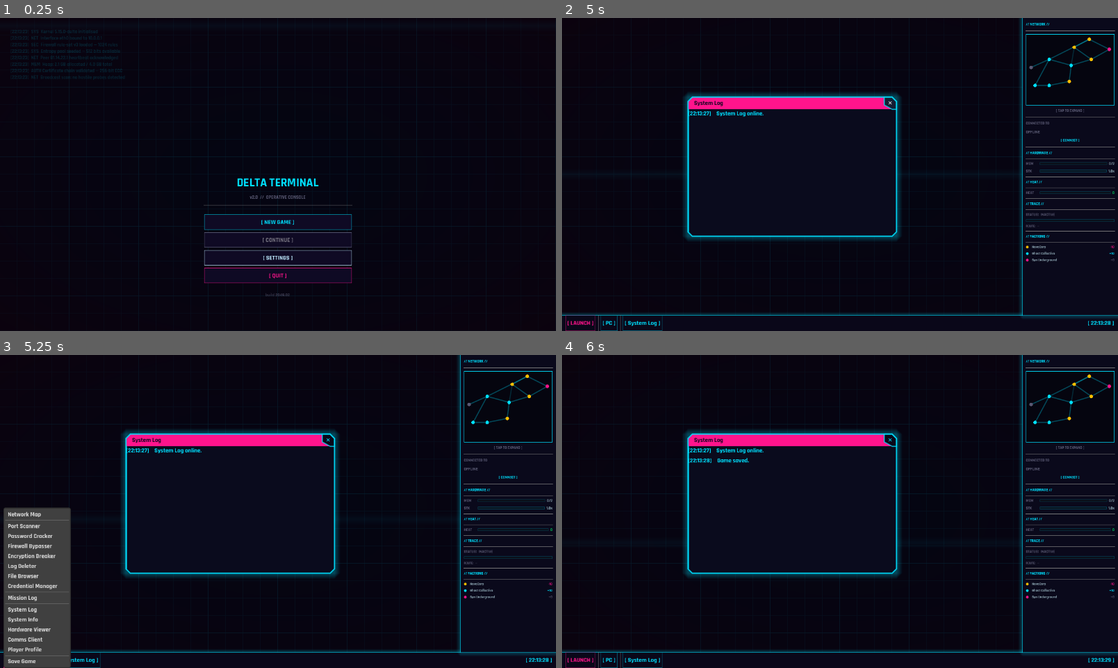
Above: before the commit, frames 1-4 (two rows, left to right).
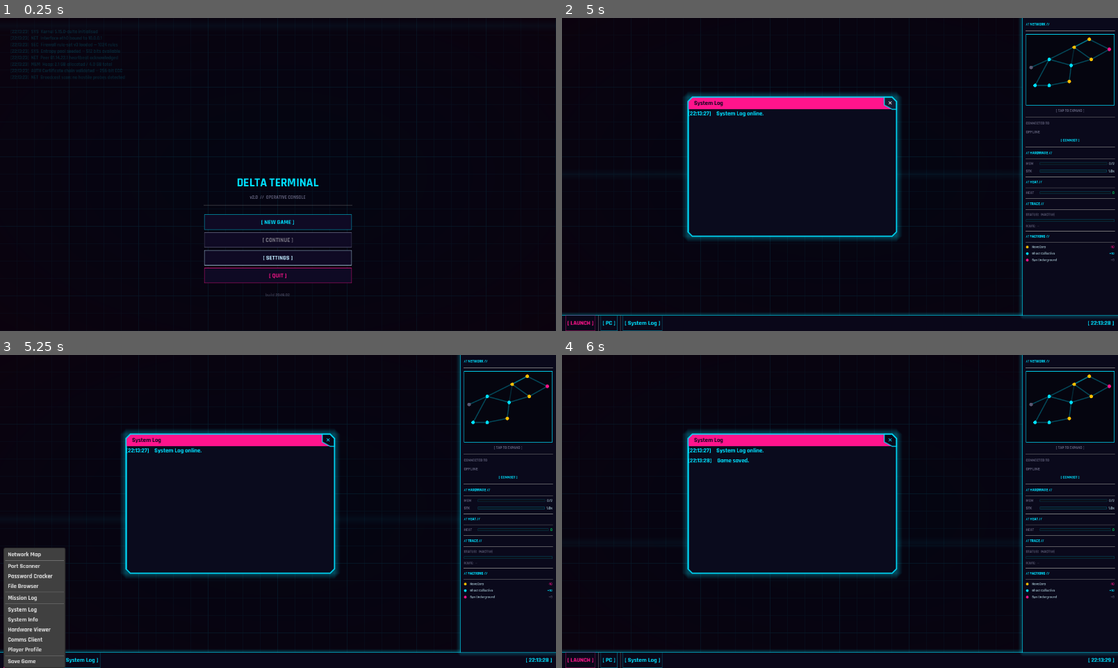
Above: after the commit, the same moments.

Repository: Sub-Xaero/Delta-Terminal-v2
Game: Godot game, scene res://scenes/main_menu.tscn
Two runs of this game, one before a commit and one after it. Both use one fixed random seed, a clock stepped at 60 frames per second and the inputs below.
Inputs (mouse positions are in pixels of both pictures, inside the frame that each line leads up to):
- Up to frame 1 (0.25 s): no input
- Up to frame 2 (5 s): click "[ NEW GAME ]" at 0.5 s; click (840, 230) at 1.27 s; type "12" at 1.35 s; click "[ CONFIRM ]" at 2 s; tap Enter at 2.75, 4.25 s; move the mouse to (962, 158) at 2.77 s; click (962, 158) at 2.92 s; tap Space at 3.5 s; drag from (728, 190) to (812, 237) at 3.52 s; move the mouse to (895, 105) at 4.27 s; click (895, 105) at 4.42 s
- Up to frame 3 (5.25 s): click "[ LAUNCH ]" at 5 s
- Up to frame 4 (6 s): click "[ LAUNCH ]" at 5.75 s

Frames 1-2 are identical in both runs. In frame 3, 2.3% of the frame differs, in the area x 0-13%, y 48-100%; in frame 4, nothing differs.

Commit message:
Hide gated tools from context menu when exe not in local_storage

Diff:
--- a/scenes/desktop/desktop.gd
+++ b/scenes/desktop/desktop.gd
@@ -38,7 +38,6 @@
 
 func _ready() -> void:
 	GameManager.transition_to(GameManager.State.DESKTOP)
-	_setup_context_menu()
 	EventBus.context_menu_requested.connect(_show_context_menu)
 	EventBus.open_tool_requested.connect(_on_open_tool_requested)
 	EventBus.system_nuke_triggered.connect(_on_system_nuke)
@@ -55,16 +54,21 @@
 
 func _setup_context_menu() -> void:
 	context_menu.clear()
-	# Stubs — populate with real tool scenes as they are built
 	context_menu.add_item("Network Map", 0)
 	context_menu.add_separator()
-	context_menu.add_item("Port Scanner", 5)
-	context_menu.add_item("Password Cracker", 1)
-	context_menu.add_item("Firewall Bypasser", 9)
-	context_menu.add_item("Encryption Breaker", 10)
-	context_menu.add_item("Log Deleter", 14)
+	if _has_exe("Port Scanner"):
+		context_menu.add_item("Port Scanner", 5)
+	if _has_exe("Password Cracker"):
+		context_menu.add_item("Password Cracker", 1)
+	if _has_exe("Firewall Bypasser"):
+		context_menu.add_item("Firewall Bypasser", 9)
+	if _has_exe("Encryption Breaker"):
+		context_menu.add_item("Encryption Breaker", 10)
+	if _has_exe("Log Deleter"):
+		context_menu.add_item("Log Deleter", 14)
 	context_menu.add_item("File Browser", 7)
-	context_menu.add_item("Credential Manager", 13)
+	if _has_exe("Credential Manager"):
+		context_menu.add_item("Credential Manager", 13)
 	context_menu.add_separator()
 	context_menu.add_item("Mission Log", 6)
 	context_menu.add_separator()
@@ -75,7 +79,8 @@
 	context_menu.add_item("Player Profile", 16)
 	context_menu.add_separator()
 	context_menu.add_item("Save Game", 12)
-	context_menu.id_pressed.connect(_on_context_menu_id_pressed)
+	if not context_menu.id_pressed.is_connected(_on_context_menu_id_pressed):
+		context_menu.id_pressed.connect(_on_context_menu_id_pressed)
 
 
 func _unhandled_input(event: InputEvent) -> void:
@@ -90,6 +95,7 @@
 
 
 func _show_context_menu(at_position: Vector2) -> void:
+	_setup_context_menu()
 	context_menu.position = Vector2i(at_position)
 	context_menu.popup()
 
--- a/scripts/autoloads/game_manager.gd
+++ b/scripts/autoloads/game_manager.gd
@@ -12,7 +12,7 @@
 	"rating": 1,
 	"heat": 0,
 	"faction_rep": {},
-	"local_storage": ["password_cracker.exe", "port_scanner.exe", "firewall_bypass.exe", "encryption_breaker.exe"],
+	"local_storage": ["password_cracker.exe", "port_scanner.exe"],
 }
 
 # Stolen/discovered credentials per node: node_id → Array of credential dicts
--- a/scripts/autoloads/save_manager.gd
+++ b/scripts/autoloads/save_manager.gd
@@ -73,7 +73,7 @@
 	if not GameManager.player_data.has("faction_rep"):
 		GameManager.player_data["faction_rep"] = {}
 	if not GameManager.player_data.has("local_storage"):
-		GameManager.player_data["local_storage"] = ["password_cracker.exe", "port_scanner.exe", "firewall_bypass.exe", "encryption_breaker.exe"]
+		GameManager.player_data["local_storage"] = ["password_cracker.exe", "port_scanner.exe"]
 	GameManager.active_missions.assign(data.get("active_missions", []))
 	GameManager.completed_missions.assign(data.get("completed_missions", []))
 	GameManager.local_storage = _deserialize_local_storage(data.get("local_storage", []))
